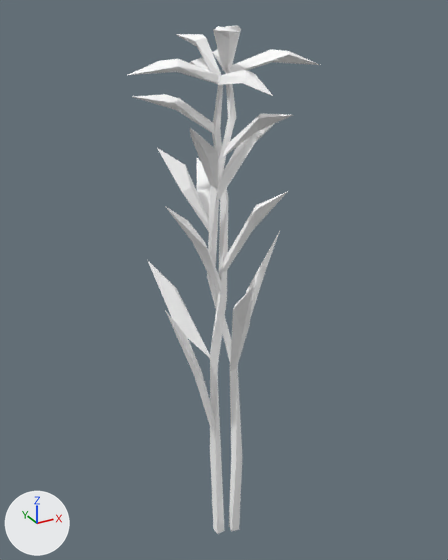
A saved change to the glTF model public/siege/scifi/nature_SM_Plant_05.gltf.
Rendered twice from a 50 mm lens placed at (-1.44, -2.66, 3.1), pointed at (0.06, 0.08, 1.73). Every picture has the same lights, and +X, +Y and +Z are marked at lower left. The picture after the commit comes second. Where no turn or scale is listed for an object, it has been applied to the vertices.

Names of what the first picture shows: 'SM_Plant_05'.
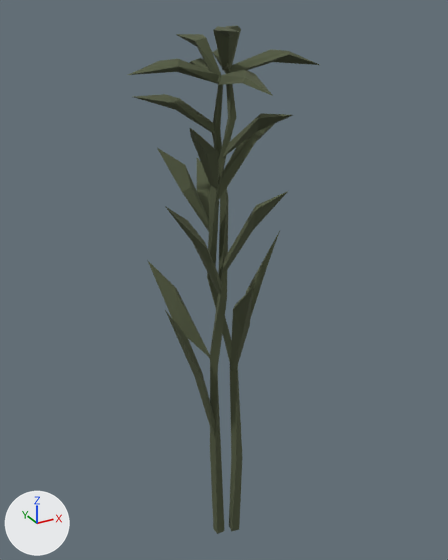
The change, as a diff of the scene's bpy script:
```diff
--- a/public/siege/scifi/nature_SM_Plant_05.gltf.py
+++ b/public/siege/scifi/nature_SM_Plant_05.gltf.py
@@ img_polygonnature_04 @@
+img_polygonnature_04 = load_image('PolygonNature_04', 'PolygonNature_04.webp', 512, 512, 'sRGB')
@@ mat_lambert2 @@
 n0 = _N.new('ShaderNodeBsdfPrincipled'); n0.name = 'Principled BSDF'
 n1 = _N.new('ShaderNodeOutputMaterial'); n1.name = 'Material Output'
+n3 = _N.new('ShaderNodeMix'); n3.name = 'Mix'
+n3.data_type = 'RGBA'
+n3.blend_type = 'MULTIPLY'
+n3.inputs[0].default_value = 1.0  # 'Factor'
 n2 = _N.new('ShaderNodeVertexColor'); n2.name = 'Color Attribute'
+n4 = _N.new('ShaderNodeTexImage'); n4.name = 'Image Texture'
+n4.image = img_polygonnature_04
 _L.new(n0.outputs[0], n1.inputs[0])  # 'BSDF' to 'Surface'
-_L.new(n2.outputs[0], n0.inputs[0])  # 'Color' to 'Base Color'
+_L.new(n3.outputs[2], n0.inputs[0])  # 'Result' to 'Base Color'
+_L.new(n2.outputs[0], n3.inputs[7])  # 'Color' to 'B'
+_L.new(n4.outputs[0], n3.inputs[6])  # 'Color' to 'A'
```

Boxes (x1, y1, x2, y2) around the edits, measured in the pictures (448 x 560 px):
'SM_Plant_05', surface changed (white to green)
    both: (128, 26, 319, 534)
